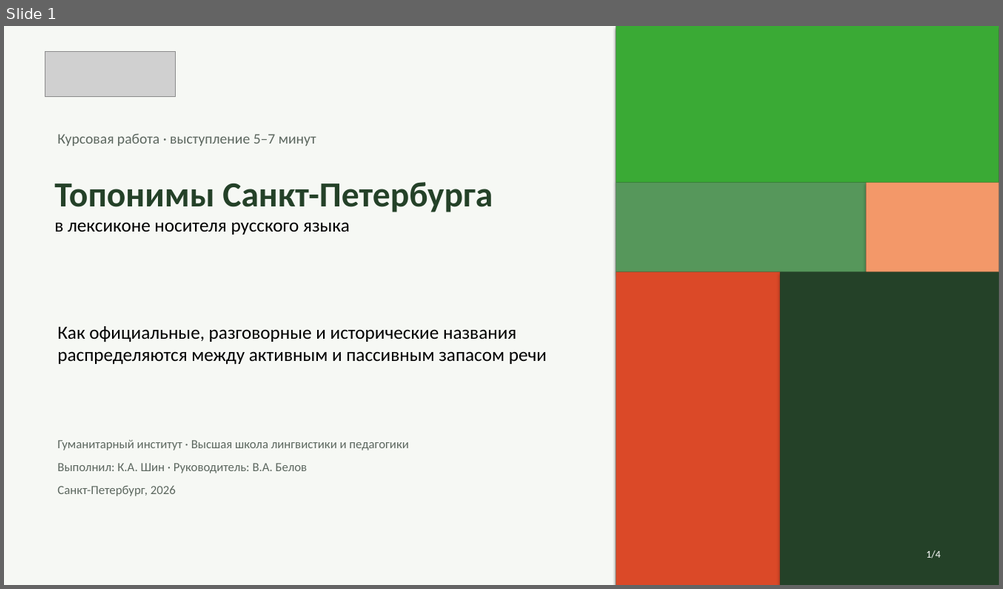
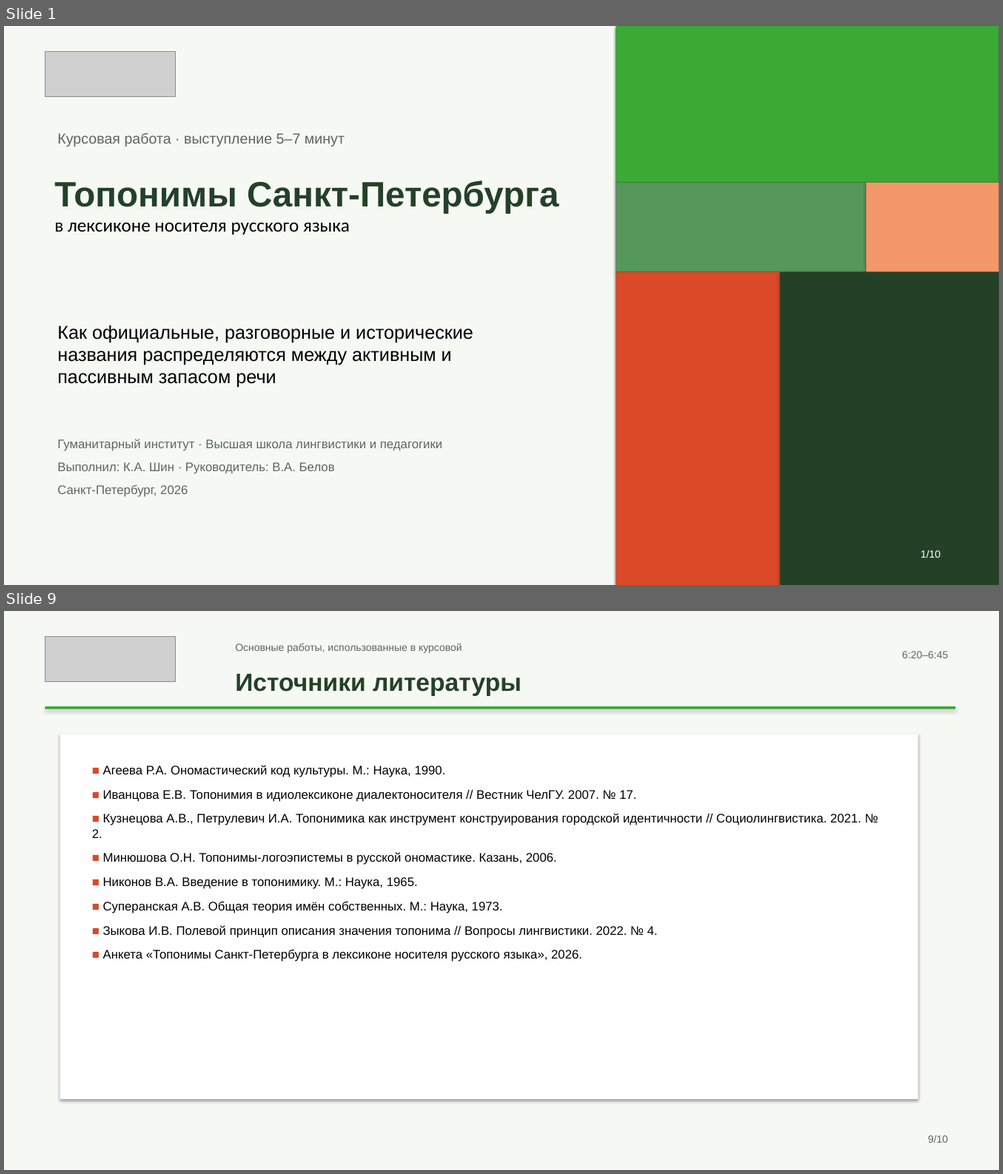
Before and after one commit to mdull2008/project, a slide deck: my_project.pptx. Shown one above the other, each under a label of ours: slide 1 before the commit, slides 1 and 9 after it; the slides between them are not shown. The pictures are 1003x589 and 1003x1174 pixels, drawn with LibreOffice and Linux fonts; fonts in the diff are those of the drawing; grey boxes stand for pictures. Boxes give left, top, right and bottom in pixels: in the first picture for what was removed or moved away, otherwise in the second. Text is boxed around its words. In the diff, an @@ line names an element or a change of style, - is before the commit and + after.

```diff
--- a/my_project.pptx
+++ b/my_project.pptx
@@ slide 9 added at [4, 611, 999, 1170], background #F6F8F4 @@
@@ picture added at [45, 636, 176, 681] @@
@@ text added at [235, 643, 462, 653], 10 pt, text #5C675F @@
+Основные работы, использованные в курсовой
@@ text added at [902, 651, 948, 658], 10 pt, text #5C675F @@
+6:20–6:45
@@ text added at [235, 674, 521, 696], 24 pt, text #244128, bold @@
+Источники литературы
@@ rectangle added at [45, 706, 956, 709], fill #3AAA35 @@
@@ rectangle added at [60, 734, 918, 1099], fill #FFFFFF @@
@@ text added at [92, 765, 878, 962], 12 pt, text #000000 @@
+■ Агеева Р.А. Ономастический код культуры. М.: Наука, 1990.
+■ Иванцова Е.В. Топонимия в идиолексиконе диалектоносителя // Вестник ЧелГУ. 2007. № 17.
+■ Кузнецова А.В., Петрулевич И.А. Топонимика как инструмент конструирования городской идентичности // Социолингвистика. 2021. № 2.
+■ Минюшова О.Н. Топонимы-логоэпистемы в русской ономастике. Казань, 2006.
+■ Никонов В.А. Введение в топонимику. М.: Наука, 1965.
+■ Суперанская А.В. Общая теория имён собственных. М.: Наука, 1973.
+■ Зыкова И.В. Полевой принцип описания значения топонима // Вопросы лингвистики. 2022. № 4.
+■ Анкета «Топонимы Санкт-Петербурга в лексиконе носителя русского языка», 2026.
@@ text added at [928, 1136, 948, 1143], 10 pt, text #5C675F @@
+9/10
@@ slide 1 changed as well @@
@@ text "Топонимы Санкт-Петербурга в лексиконе носителя ..." at [54, 181, 558, 235]: font Calibri to Arial in "Топонимы Санкт-Петербурга" @@
@@ font Calibri to Arial in 3 elements at [57, 133, 344, 147], [57, 325, 473, 388], [57, 439, 442, 497] @@
@@ text at [920, 551, 940, 558]: text changed; font Calibri to Arial @@
-1/4
+1/10
```
Also in this commit, not shown: 2 other slides changed, 6 other slides added, 1 slide removed.
